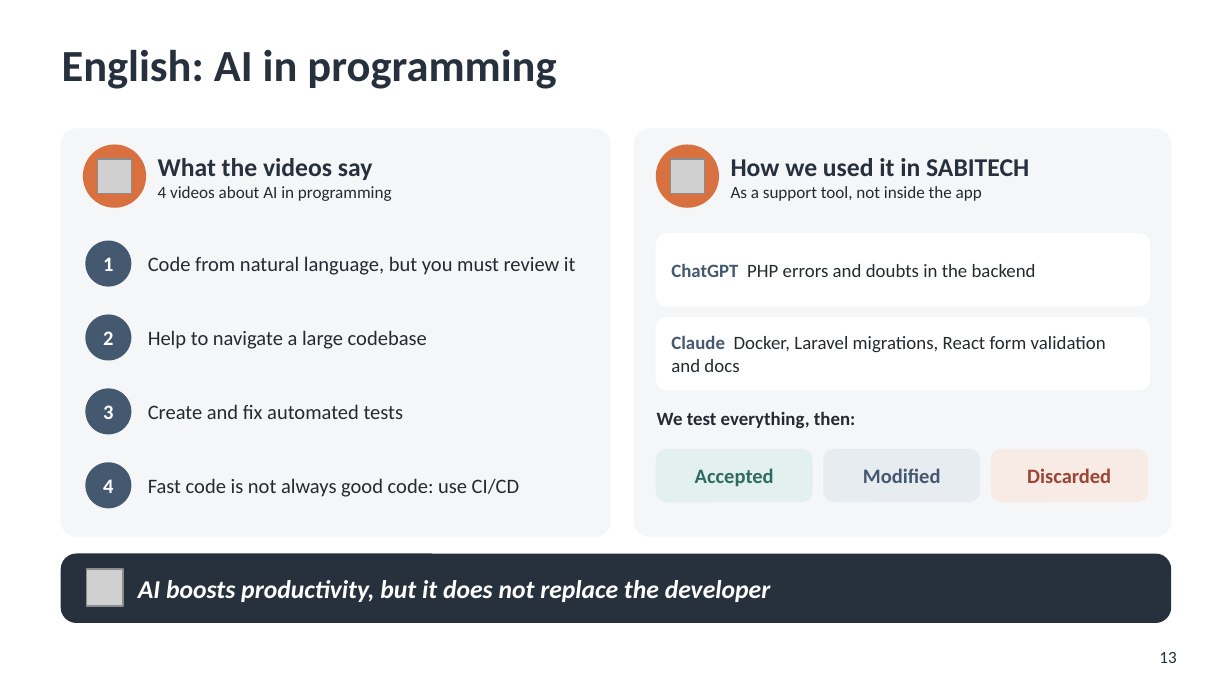
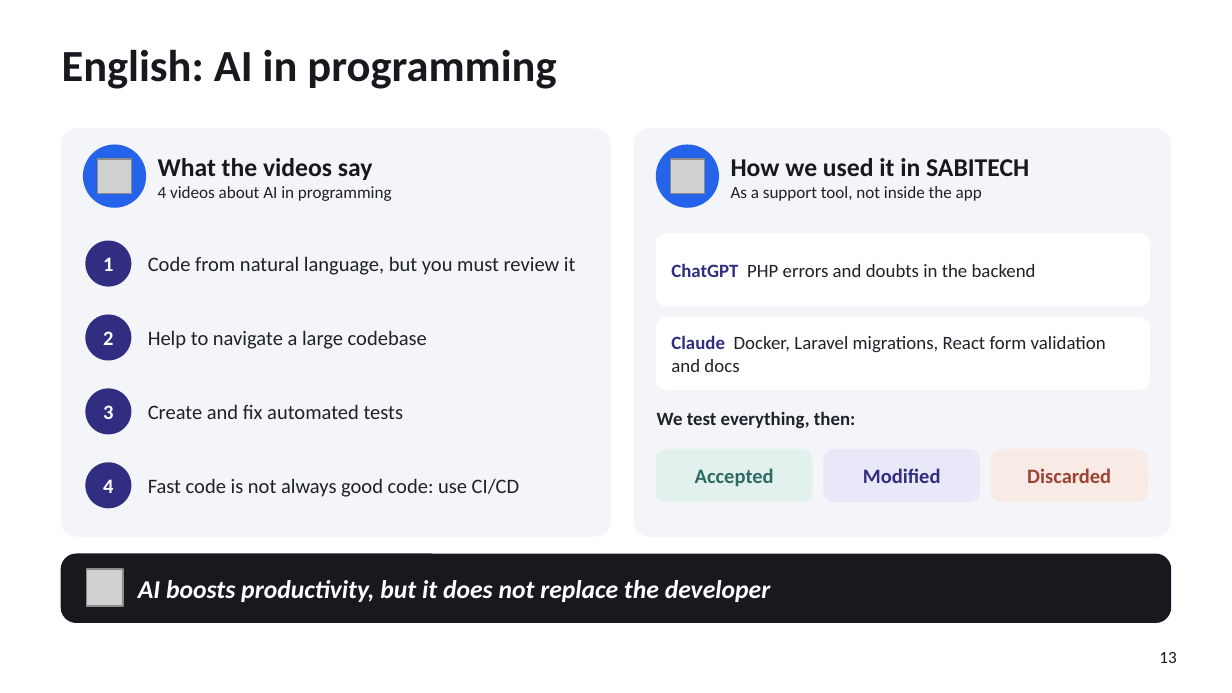
Before and after one commit to pablopedron/SABITECH, a slide deck: slide 13 of documents/Presentacion/07_2_DAW_Intermodular_1Evaluacion_SABITECH_WEB_Presentacion.pptx. Drawn at 1232x693 pixels with LibreOffice and Linux fonts; fonts in the diff are those of the drawing; grey boxes stand for pictures; background and template pictures are left out. Boxes give left, top, right and bottom in pixels: in the first picture for what was removed or moved away, otherwise in the second. Text is boxed around its words. In the diff, an @@ line names an element or a change of style, - is before the commit and + after.

```diff
--- a/documents/Presentacion/07_2_DAW_Intermodular_1Evaluacion_SABITECH_WEB_Presentacion.pptx
+++ b/documents/Presentacion/07_2_DAW_Intermodular_1Evaluacion_SABITECH_WEB_Presentacion.pptx
@@ title "English: AI in programming" at (62, 49, 556, 89): text colour #27313D to #17191F @@
@@ rounded rectangle at (62, 129, 610, 536): fill #F4F6F8 to #F4F5F8; outline #F4F6F8 1 pt to #F4F5F8 1 pt @@
@@ ellipse at (84, 145, 145, 207): fill #D9703F to #2563EB; outline #D9703F 1 pt to #2563EB 1 pt @@
@@ text "What the videos say" at (158, 158, 392, 201): text colour #27313D to #17191F in "What the videos say"; text colour #252A31 to #1E2128 in "4 videos about AI in programming" @@
@@ rounded rectangle at (634, 129, 1170, 536): fill #F4F6F8 to #F4F5F8; outline #F4F6F8 1 pt to #F4F5F8 1 pt @@
@@ ellipse at (657, 145, 718, 207): fill #D9703F to #2563EB; outline #D9703F 1 pt to #2563EB 1 pt @@
@@ text "How we used it in ..." at (731, 158, 1029, 201): text colour #27313D to #17191F in "How we used it in SABITECH"; text colour #252A31 to #1E2128 in "As a support tool, not inside the ..." @@
@@ text "ChatGPT PHP errors and doubts ..." at (671, 263, 1036, 277): text colour #44596F to #312E81 in "ChatGPT"; text colour #252A31 to #1E2128 in "PHP errors and doubts in the backend" @@
@@ text "Claude Docker, Laravel migrations, React ..." at (671, 335, 1106, 372): text colour #44596F to #312E81 in "Claude"; text colour #252A31 to #1E2128 in "Docker, Laravel migrations, React form validation and ..." @@
@@ fill #44596F to #312E81; outline #44596F 1 pt to #312E81 1 pt in 4 elements at (86, 241, 131, 286), (86, 315, 131, 360), (86, 389, 131, 434), (86, 463, 131, 508) @@
@@ text "Modified" at (863, 468, 941, 483): text colour #44596F to #312E81 @@
@@ rounded rectangle at (824, 450, 979, 501): fill #E7ECF1 to #E9E8F8; outline #E7ECF1 1 pt to #E9E8F8 1 pt @@
@@ rounded rectangle at (62, 554, 1170, 622): fill #27313D to #17191F; outline #27313D 1 pt to #17191F 1 pt @@
@@ page number at (1159, 652, 1176, 663): text colour #27313D to #17191F @@
```
Also in this commit, not shown: 14 other slides changed.
